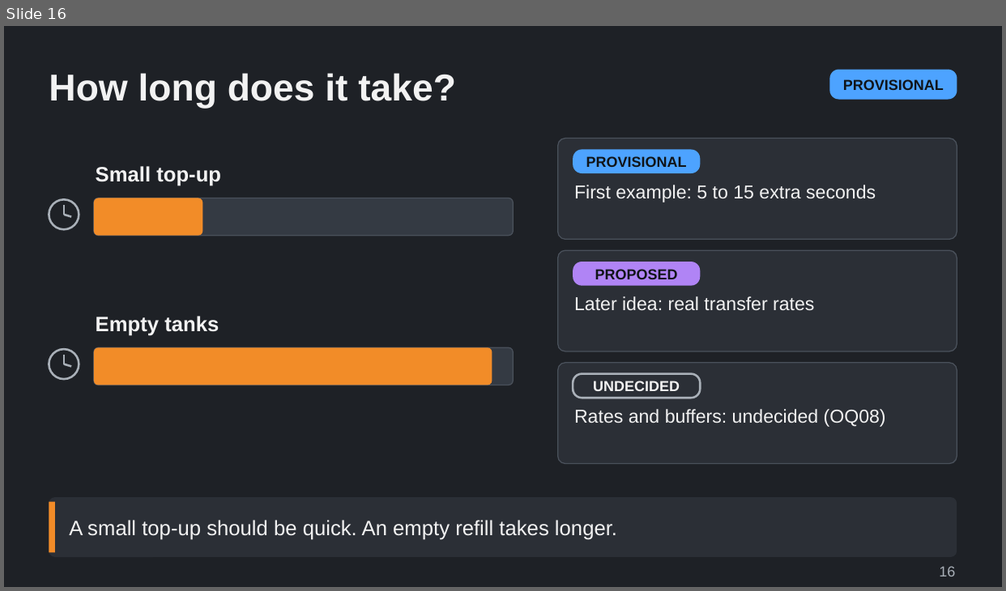
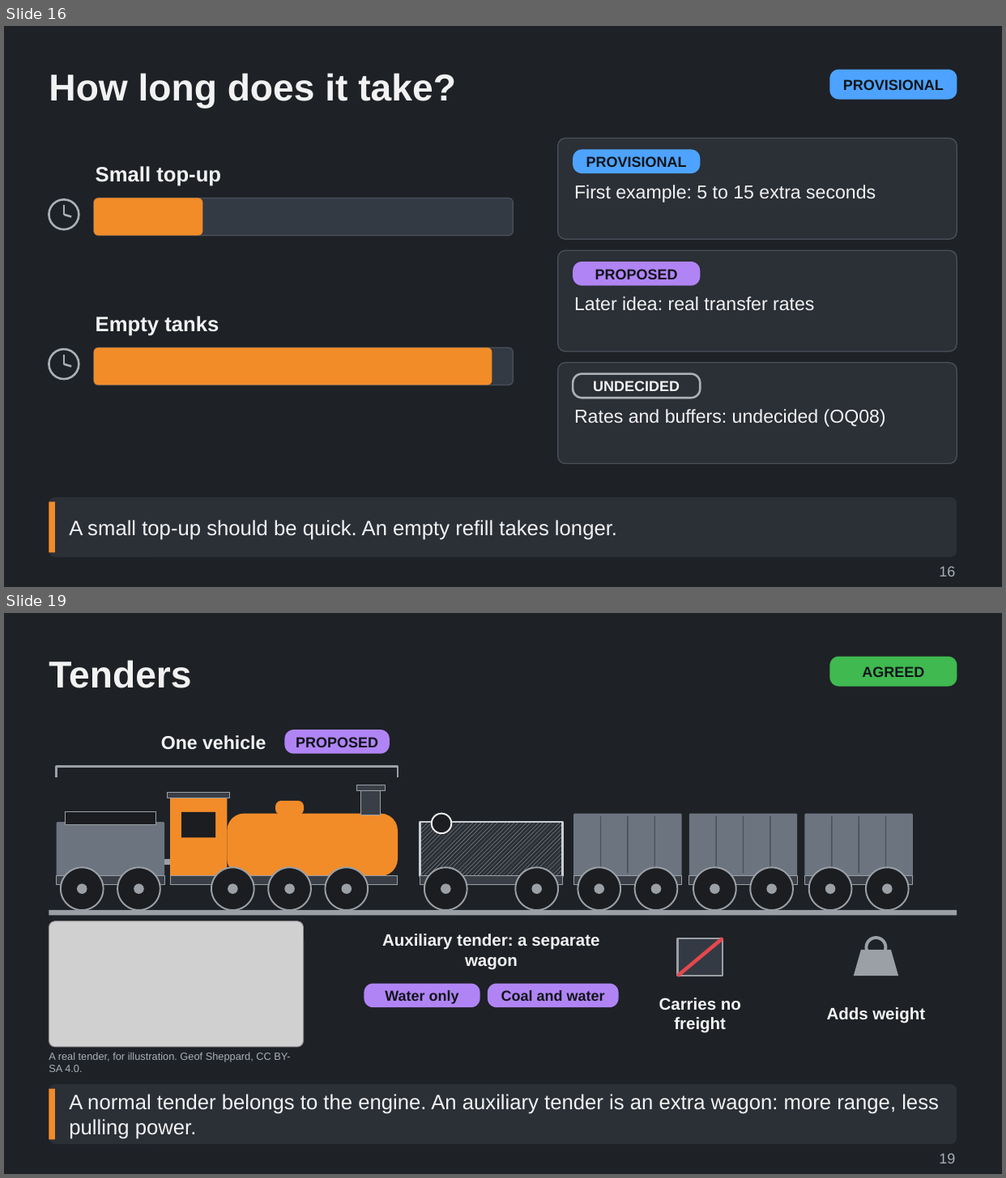
Before and after one commit to Tarenkookoo/Satisfactory---Early-Locomotion, a slide deck: Reporting/Claude Presents/Deck3_Servicing/Coal_Water_and_Servicing_Explained.pptx. Shown one above the other, each under a label of ours: slide 16 before the commit, slides 16 and 19 after it; the slides between them are not shown. The pictures are 1006x591 and 1006x1178 pixels, drawn with LibreOffice and Linux fonts; fonts in the diff are those of the drawing; grey boxes stand for pictures. Boxes give left, top, right and bottom in pixels: in the first picture for what was removed or moved away, otherwise in the second. Text is boxed around its words. In the diff, an @@ line names an element or a change of style, - is before the commit and + after.

```diff
--- a/Reporting/Claude Presents/Deck3_Servicing/Coal_Water_and_Servicing_Explained.pptx
+++ b/Reporting/Claude Presents/Deck3_Servicing/Coal_Water_and_Servicing_Explained.pptx
@@ slide 19 added at box(4, 613, 1002, 1174), background #1E2126 @@
@@ title added at box(49, 660, 191, 688), 36 pt, text #F2F2F2, bold @@
+Tenders
@@ rounded rectangle added at box(829, 657, 957, 687), fill #3FB950, 14 pt, text #101418, bold @@
+AGREED
@@ picture added at box(49, 922, 304, 1047) @@
@@ group added at box(49, 730, 957, 1033): 28 ellipses, 24 rectangles, 10 rounded rectangles, 4 texts, 2 freeform shapes, 1 line @@
+One vehicle
+PROPOSED
+Auxiliary tender: a separate wagon
+Water only
+Coal and water
+Carries no freight
+Adds weight
@@ text added at box(49, 1053, 290, 1072), 10 pt, text #A9B0B8 @@
+A real tender, for illustration. Geof Sheppard, CC BY-SA 4.0.
@@ rounded rectangle added at box(49, 1084, 957, 1144), fill #2B2F36 @@
@@ rectangle added at box(49, 1089, 55, 1140), fill #F28C28 @@
@@ text added at box(69, 1094, 939, 1139), 20 pt, text #F2F2F2 @@
+A normal tender belongs to the engine. An auxiliary tender is an extra wagon: more range, less pulling power.
@@ text added at box(939, 1153, 955, 1164), 14 pt, text #A9B0B8 @@
+19
```
Also in this commit, not shown: 7 other slides added, 4 other files.
